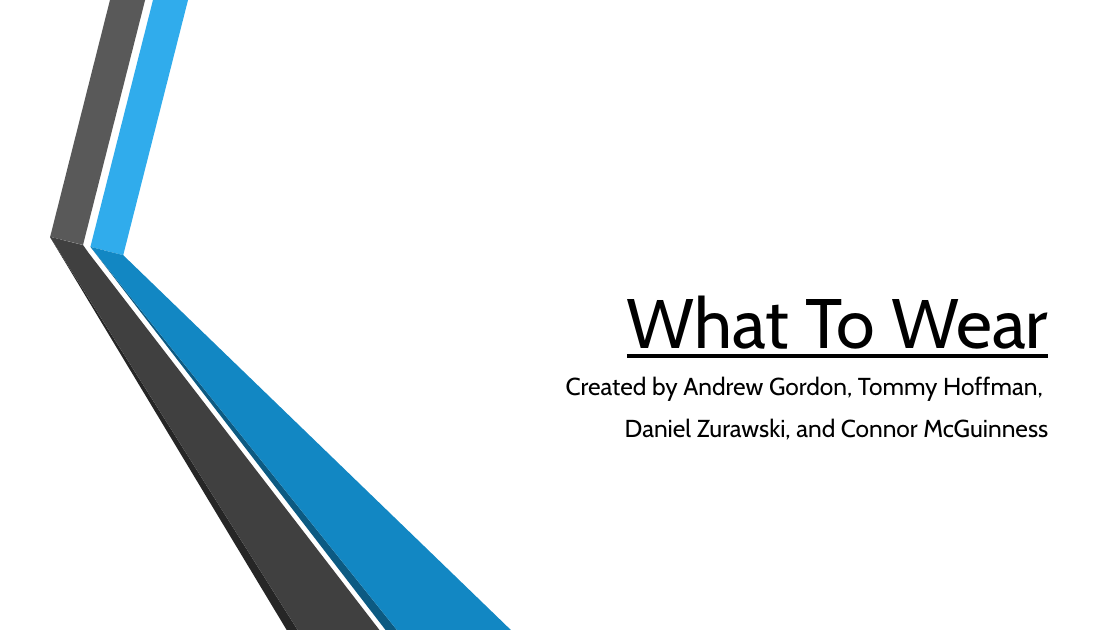
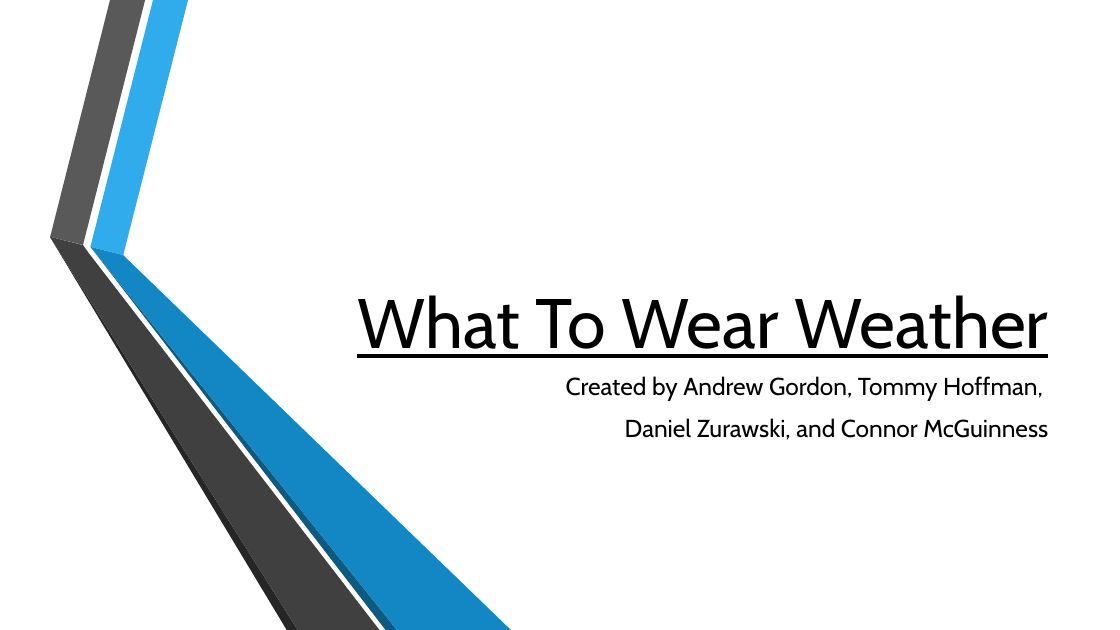
Before and after one commit to abgordon/CSCI4448_project, a slide deck: slide 1 of Reports/Part3/presentation.pptx. Drawn at 1120x630 pixels with LibreOffice and Linux fonts; fonts in the diff are those of the drawing; background and template pictures are left out. Boxes give left, top, right and bottom in pixels: in the first picture for what was removed or moved away, otherwise in the second. Text is boxed around its words. In the diff, an @@ line names an element or a change of style, - is before the commit and + after.

Commit message:
changed title

```diff
--- a/Reports/Part3/presentation.pptx
+++ b/Reports/Part3/presentation.pptx
@@ title at <box>357,295,1049,358</box>: text changed @@
-What To Wear
+What To Wear Weather
```
